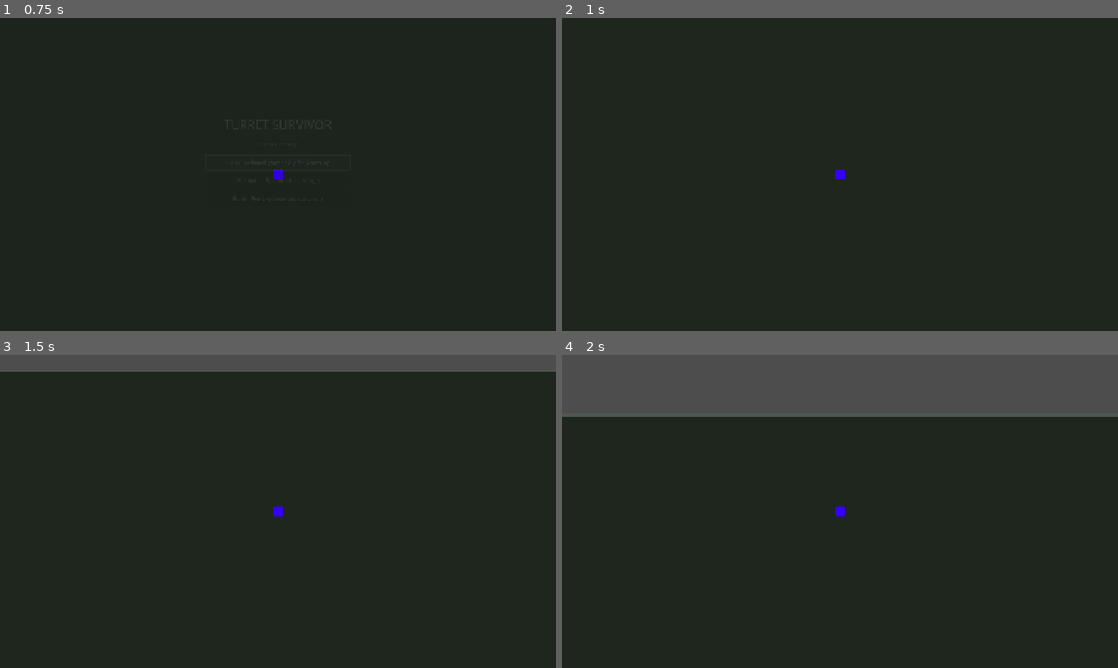
Above: before the commit, frames 1-4 (two rows, left to right).
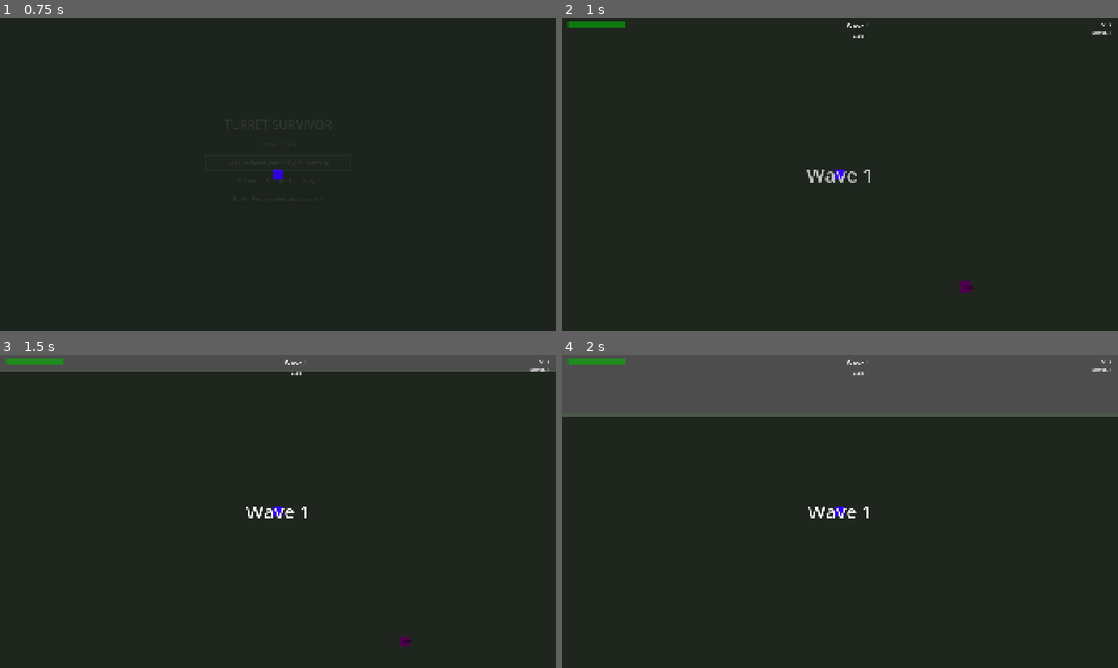
Above: after the commit, the same moments.

Repository: arebolledo2/turret-game
Game: Godot game, scene res://scenes/main.tscn
Two runs of this game, one before a commit and one after it. Both use one fixed random seed, a clock stepped at 60 frames per second and the inputs below.
Inputs:
- Up to frame 1 (0.75 s): click "Easy - Relaxed gameplay for l…" at 0.5 s
- Up to frame 2 (1 s): no input
- Up to frame 3 (1.5 s): hold W (move_up) from 1.28 s (still down)
- Up to frame 4 (2 s): keep holding W (move_up)

Frame 1 is identical in both runs. In frame 2, 0.6% of the frame differs, in the area x 0-99%, y 1-88%; in frame 3, 0.5%; in frame 4, 0.5%.
Error before the commit: Parse Error: Cannot infer the type of "base" variable because the value doesn't have a set type. (res://scripts/autoload/globals.gd:139)

Commit message:
Fix difficulty select issues and player movement

Diff:
--- a/scripts/autoload/globals.gd
+++ b/scripts/autoload/globals.gd
@@ -136,13 +136,13 @@
 
 func get_enemy_health(wave: int) -> float:
 	var config := get_difficulty_config()
-	var base := ENEMY_BASE_HEALTH * config["enemy_health_mult"]
-	return base * pow(config["enemy_hp_scale_per_wave"], wave - 1)
+	var base: float = ENEMY_BASE_HEALTH * float(config["enemy_health_mult"])
+	return base * pow(float(config["enemy_hp_scale_per_wave"]), wave - 1)
 
 func get_enemy_speed(wave: int) -> float:
 	var config := get_difficulty_config()
-	var base := ENEMY_BASE_SPEED * config["enemy_speed_mult"]
-	return base * pow(config["enemy_speed_scale_per_wave"], wave - 1)
+	var base: float = ENEMY_BASE_SPEED * float(config["enemy_speed_mult"])
+	return base * pow(float(config["enemy_speed_scale_per_wave"]), wave - 1)
 
 func get_spawn_interval(wave: int) -> float:
 	var duration := get_wave_duration(wave)
--- a/scripts/game_manager.gd
+++ b/scripts/game_manager.gd
@@ -7,10 +7,14 @@
 var announcement_timer: float = 0.0
 var pause_timer: float = 0.0
 
-@onready var enemy_spawner: Node2D = get_node_or_null("../EnemySpawner")
-@onready var turret_manager: Node = get_node_or_null("../TurretManager")
+var enemy_spawner: Node2D
+var turret_manager: Node
 
 func _ready() -> void:
+	# Get node references (siblings in scene tree)
+	enemy_spawner = get_node_or_null("../EnemySpawner")
+	turret_manager = get_node_or_null("../TurretManager")
+
 	# Connect to player death
 	Events.player_died.connect(_on_player_died)
 	Events.difficulty_selected.connect(_on_difficulty_selected)
@@ -33,7 +37,7 @@
 	start_wave_announcement()
 
 func _process(delta: float) -> void:
-	if not Globals.is_game_active:
+	if Globals == null or not Globals.is_game_active:
 		return
 
 	Globals.time_survived += delta
--- a/scripts/player.gd
+++ b/scripts/player.gd
@@ -56,6 +56,10 @@
 	add_child(invincibility_timer)
 
 func _physics_process(delta: float) -> void:
+	# Don't process if game hasn't started
+	if Globals == null or not Globals.is_game_active:
+		return
+
 	handle_movement(delta)
 	clamp_to_arena()
 	move_and_slide()
